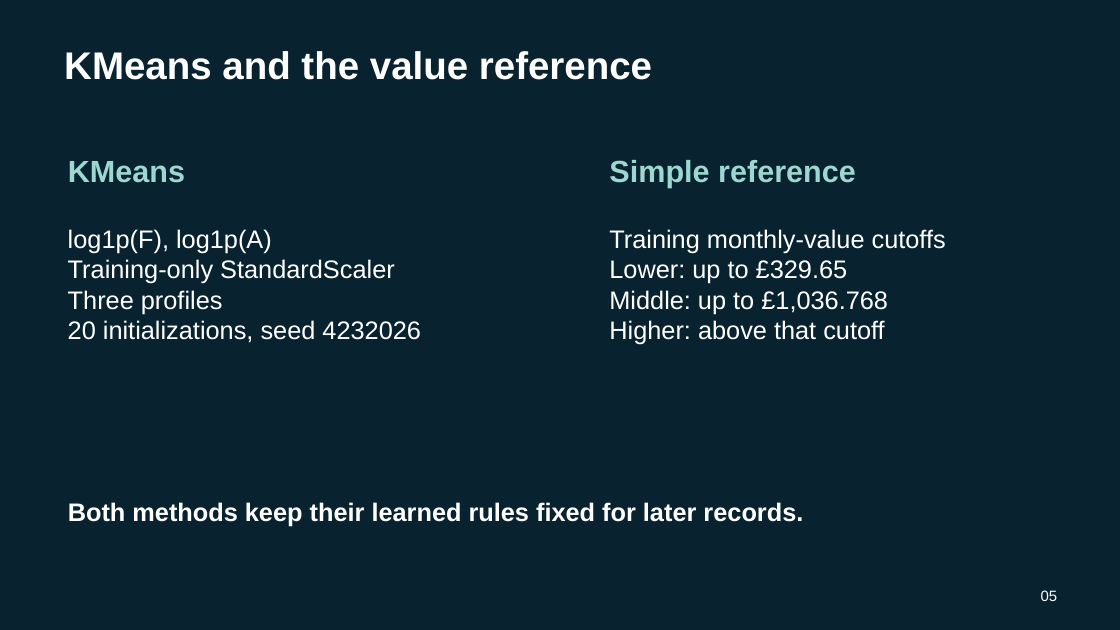
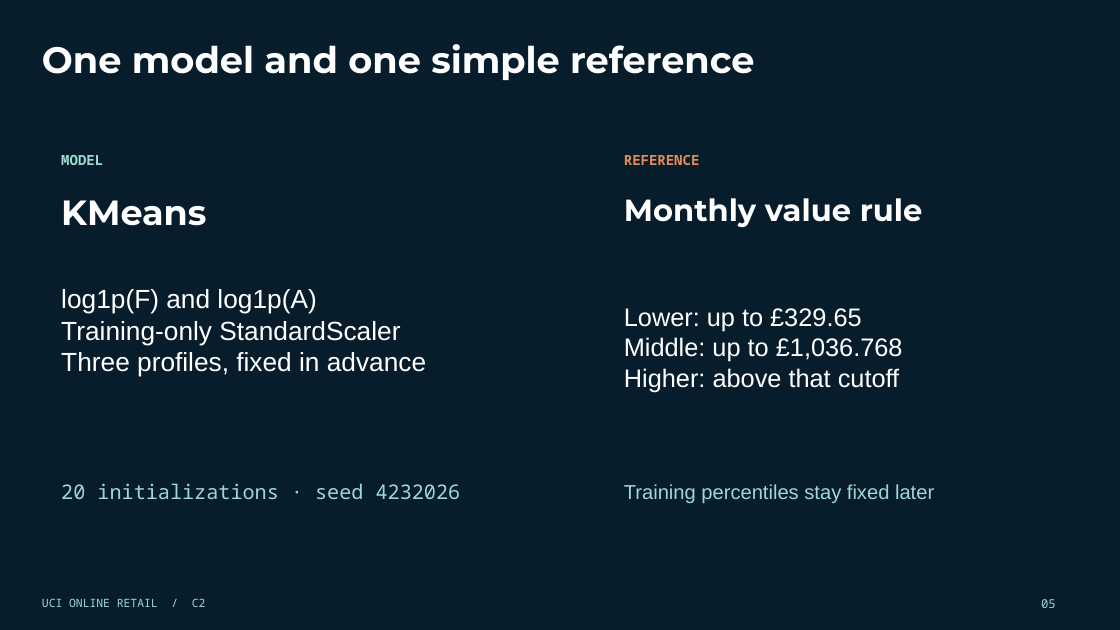
Before and after one commit to DirtyCheese02/online-retail-bi-medina-castillo, a slide deck: slide 5 of c2/delivery/GROUP_Medina_Castillo_C2_Presentation.pptx. Drawn at 1120x630 pixels with LibreOffice and Linux fonts; fonts in the diff are those of the drawing. Boxes give left, top, right and bottom in pixels: in the first picture for what was removed or moved away, otherwise in the second. Text is boxed around its words. In the diff, an @@ line names an element or a change of style, - is before the commit and + after.

Commit message:
Redesign C2 presentation with C1 styling and ten editable data charts

```diff
--- a/c2/delivery/GROUP_Medina_Castillo_C2_Presentation.pptx
+++ b/c2/delivery/GROUP_Medina_Castillo_C2_Presentation.pptx
@@ background #082230 to #071D2B @@
@@ text at <box>42,44,754,80</box>: text changed; size 33 to 31.5 pt; font Arial to Montserrat @@
-KMeans and the value reference
+One model and one simple reference
@@ text added at <box>61,155,103,165</box>, 12 pt, text #9FD8CF, bold @@
+MODEL
@@ text at <box>624,155,700,165</box>: text changed; size 26.2 to 12 pt; font Arial to Noto Sans Mono; text colour #9DD8D0 to #E58B5B @@
-Simple reference
+REFERENCE
@@ text "KMeans": place and size @@
-text "KMeans" at <box>68,161,185,183</box>
+text "KMeans" at <box>61,200,206,226</box>
@@ text "KMeans" at <box>61,200,206,226</box>: size 26.2 to 30 pt, font Arial to Montserrat, text colour #9DD8D0 to #FFFFFF @@
@@ text added at <box>624,198,923,227</box>, 26.2 pt, text #FFFFFF, bold @@
+Monthly value rule
@@ text at <box>609,229,946,253</box>: paragraph removed @@
-Training monthly-value cutoffs
@@ text at <box>61,289,316,314</box>: text changed; size 21.8 to 22.5 pt @@
-log1p(F), log1p(A)
+log1p(F) and log1p(A)
@@ text "log1p(F) and log1p(A)": place and size @@
-text "log1p(F) and log1p(A)" at <box>68,229,421,343</box>
+text "log1p(F) and log1p(A)" at <box>61,289,426,377</box>
@@ text at <box>61,321,400,346</box>: size 21.8 to 22.5 pt in "Training-only StandardScaler" @@
@@ text "Lower: up to £329.65": place and size @@
-text "Lower: up to £329.65" at <box>609,229,946,345</box>
+text "Lower: up to £329.65" at <box>624,308,903,392</box>
@@ text at <box>61,352,426,377</box>: text changed; size 21.8 to 22.5 pt @@
-Three profiles
-20 initializations, seed 4232026
+Three profiles, fixed in advance
@@ text at <box>61,483,461,499</box>: text changed; size 21.8 to 17.2 pt; font Arial to Noto Sans Mono; text colour #FFFFFF to #9FD8CF; bold off @@
-Both methods keep their learned rules fixed for later records.
+20 initializations · seed 4232026
@@ text added at <box>624,484,934,503</box>, 17.2 pt, text #9FD8CF @@
+Training percentiles stay fixed later
@@ text added at <box>42,598,206,607</box>, 9.8 pt, text #9FD8CF @@
+UCI ONLINE RETAIL / C2
@@ text "05": place and size @@
-text "05" at <box>1041,590,1058,601</box>
+text "05" at <box>1041,599,1056,608</box>
@@ text "05" at <box>1041,599,1056,608</box>: size 12.8 to 10.5 pt, font Arial to Noto Sans Mono, text colour #FFFFFF to #9FD8CF @@
```
Also in this commit, not shown: 1 other slide changed, 11 slides added, 10 slides removed, 15 other files.
